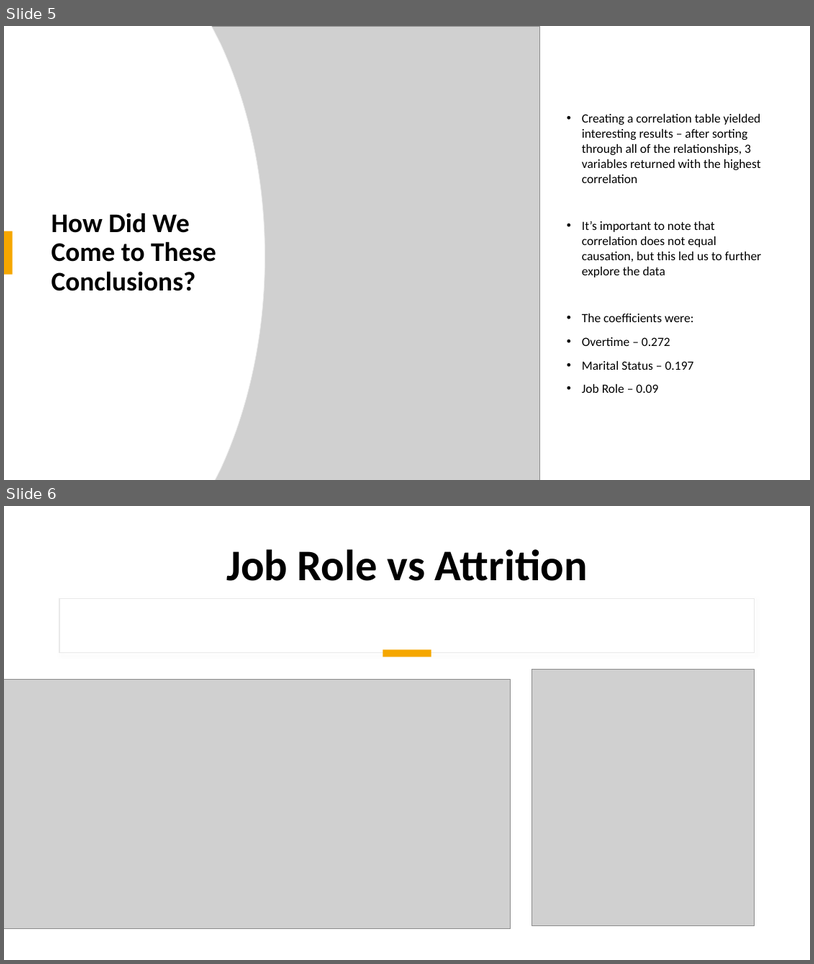
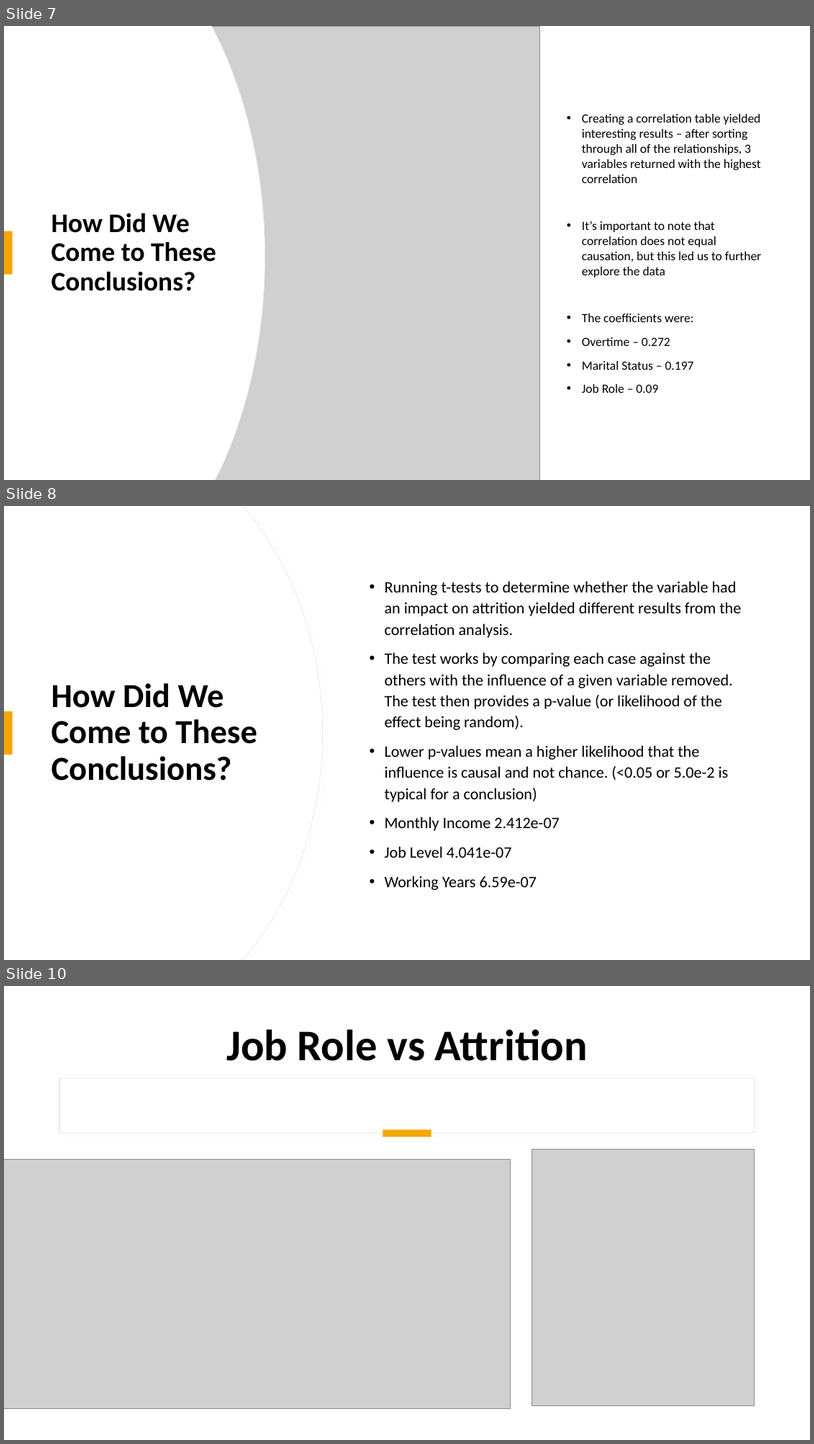
Before and after one commit to CDCastr0/CaseStudy2DDS, a slide deck: CaseStudy2Presentation.pptx. Shown one above the other, each under a label of ours: slides 5 and 6 before the commit, slides 7, 8 and 10 after it; the slides between them are not shown. The pictures are 814x964 and 814x1444 pixels, drawn with LibreOffice and Linux fonts; fonts in the diff are those of the drawing; grey boxes stand for pictures. Boxes give left, top, right and bottom in pixels: in the first picture for what was removed or moved away, otherwise in the second. Text is boxed around its words. In the diff, an @@ line names an element or a change of style, - is before the commit and + after.

```diff
--- a/CaseStudy2Presentation.pptx
+++ b/CaseStudy2Presentation.pptx
@@ slide 8 added at (4, 506, 810, 960), background #FFFFFF; not listed: 2 template elements that a slide beside it also shows @@
@@ rectangle added at (4, 506, 810, 960), fill #FFFFFF @@
@@ freeform shape added at (4, 506, 323, 960), fill #FFFFFF, outline #E9E9E9 0.75 pt @@
@@ freeform shape added at (4, 506, 322, 960), fill #FFFFFF @@
@@ text added at (385, 581, 741, 890), 19 pt, text #000000 @@
+• Running t-tests to determine whether the variable had an impact on attrition yielded different results from the correlation analysis.
+• The test works by comparing each case against the others with the influence of a given variable removed. The test then provides a p-value (or likelihood of the effect being random).
+• Lower p-values mean a higher likelihood that the influence is causal and not chance. (<0.05 or 5.0e-2 is typical for a conclusion)
+• Monthly Income 2.412e-07
+• Job Level 4.041e-07
+• Working Years 6.59e-07
@@ title added at (52, 683, 257, 780), 40 pt, text #000000, bold @@
+How Did We Come to These Conclusions?
@@ rectangle added at (4, 711, 13, 754), fill #F5A700 @@
@@ what was slide 5 is now slide 7 @@
@@ what was slide 6 is now slide 10 @@
```
Also in this commit, not shown: 2 slides changed, 4 other slides added, 1 slide removed, 1 other file.
